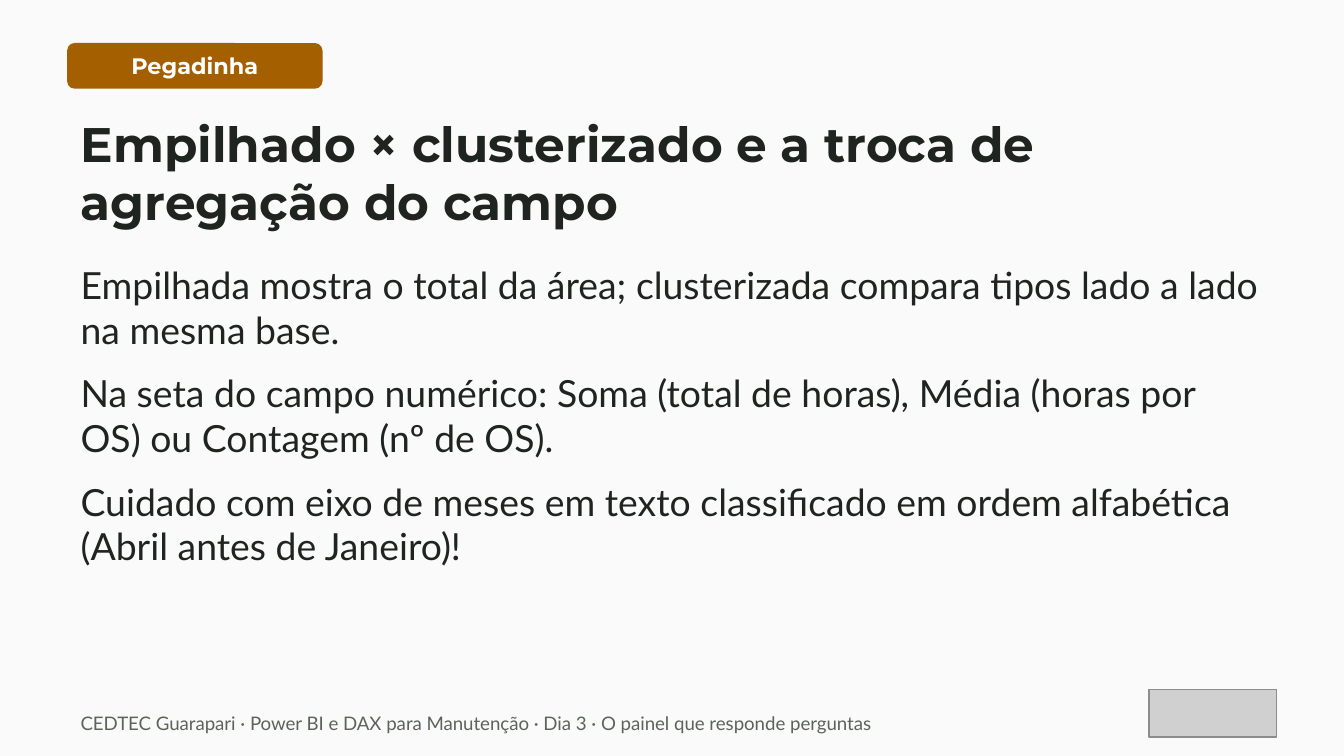
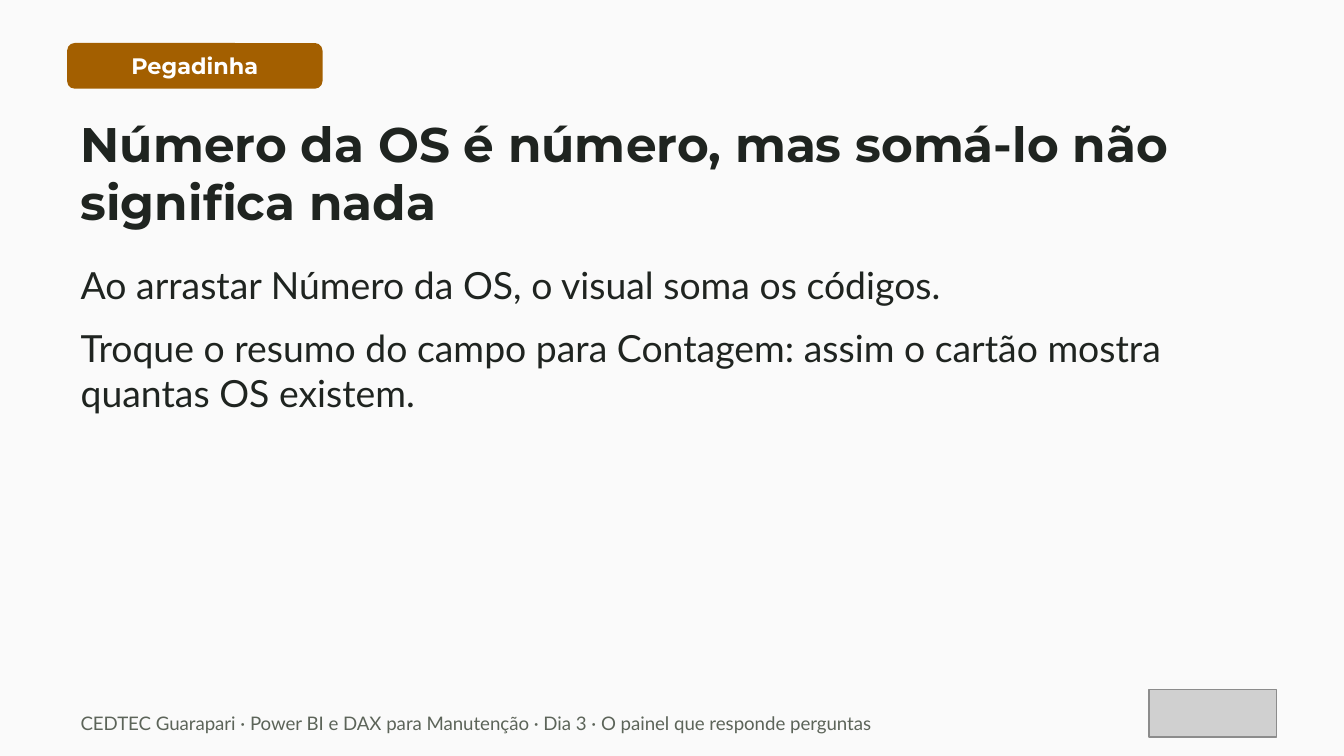
Before and after one commit to IsraelMdc/Curso_PowerBI_Dax, a slide deck: slide 15 of Aulas/Power BI e DAX para Manutenção — Dia 3 · O painel que responde perguntas.pptx (slide 18 before the commit). Drawn at 1344x756 pixels with LibreOffice and Linux fonts; fonts in the diff are those of the drawing; grey boxes stand for pictures. Boxes give left, top, right and bottom in pixels: in the first picture for what was removed or moved away, otherwise in the second. Text is boxed around its words. In the diff, an @@ line names an element or a change of style, - is before the commit and + after.

```diff
--- a/Aulas/Power BI e DAX para Manutenção — Dia 3 · O painel que responde perguntas.pptx
+++ b/Aulas/Power BI e DAX para Manutenção — Dia 3 · O painel que responde perguntas.pptx
@@ text at box(81, 125, 1168, 230): text changed @@
-Empilhado × clusterizado e a troca de agregação do campo
+Número da OS é número, mas somá-lo não significa nada
@@ text at box(81, 271, 1161, 414): text changed @@
-Empilhada mostra o total da área; clusterizada compara tipos lado a lado na mesma base.
-Na seta do campo numérico: Soma (total de horas), Média (horas por OS) ou Contagem (nº de OS).
-Cuidado com eixo de meses em texto classificado em ordem alfabética (Abril antes de Janeiro)!
+Ao arrastar Número da OS, o visual soma os códigos.
+Troque o resumo do campo para Contagem: assim o cartão mostra quantas OS existem.
```
Also in this commit, not shown: 24 other slides changed, 1 slide added, 10 slides removed, 4 other files.
